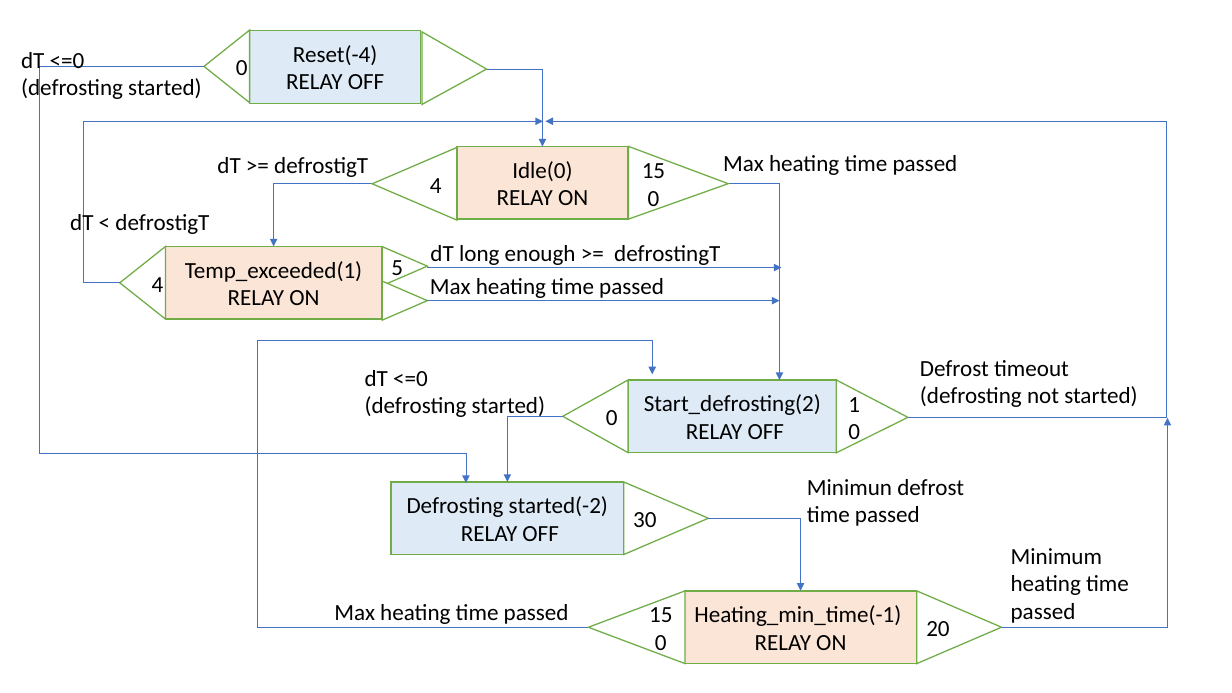
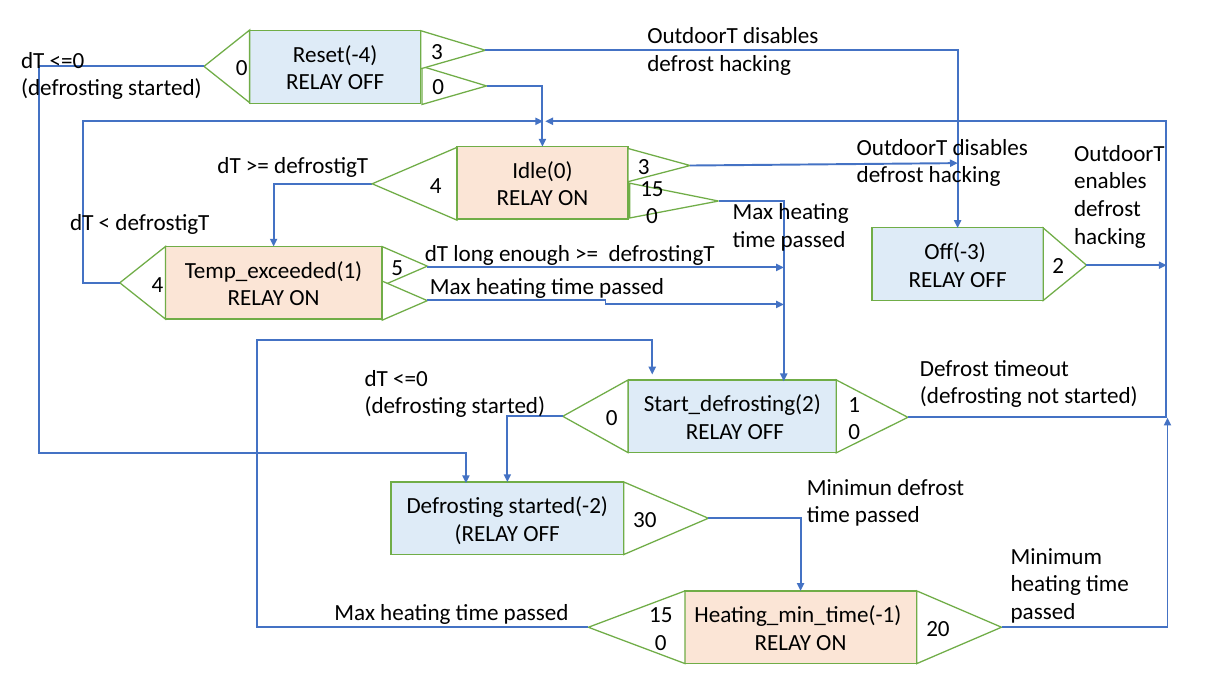
Before and after one commit to VeliML/MitsuRunner, a slide deck: slide 1 of Pictures/StateMachine.pptx. Drawn at 1232x693 pixels with LibreOffice and Linux fonts; fonts in the diff are those of the drawing. Boxes give left, top, right and bottom in pixels: in the first picture for what was removed or moved away, otherwise in the second. Text is boxed around its words. In the diff, an @@ line names an element or a change of style, - is before the commit and + after.

Commit message:
Added Off state in the state machine flowchart (#20)
* Added Off state in the state machine flowchart

```diff
--- a/Pictures/StateMachine.pptx
+++ b/Pictures/StateMachine.pptx
@@ text added at (647, 27, 818, 75), 18 pt, text #000000 @@
+OutdoorT disables defrost hacking
@@ triangle added at (421, 31, 486, 69), fill #FFFFFF, outline #70AD47 1 pt, 18 pt, text #000000 @@
+3
@@ elbow arrow added from (485, 50) to (958, 228), #4472C4 1.5 pt @@
@@ elbow arrow (204, 67) - (466, 483): stroke #4472C4 0.5 pt to #4472C4 1.5 pt @@
@@ triangle "0": place and size @@
-triangle "0" at (422, 32, 487, 105)
+triangle "0" at (422, 66, 487, 104)
@@ text in triangle at (432, 79, 444, 101): text added @@
+0
@@ elbow arrow moved from (487, 69) - (543, 146) to (487, 86) - (543, 146) @@
@@ elbow arrow (487, 86) - (543, 146): stroke #4472C4 0.5 pt to #4472C4 1.5 pt @@
@@ elbow arrow (120, 283) - (543, 121): stroke #4472C4 0.5 pt to #4472C4 1.5 pt @@
@@ elbow arrow (909, 418) - (545, 121): stroke #4472C4 0.5 pt to #4472C4 1.5 pt @@
@@ triangle added at (628, 148, 690, 182), fill #FFFFFF, outline #70AD47 1 pt, 18 pt, text #000000 @@
+3
@@ text added at (857, 135, 1028, 189), 18 pt, text #000000 @@
+OutdoorT disables defrost hacking
@@ text added at (1074, 145, 1165, 248), 18 pt, text #000000 @@
+OutdoorT enables defrost hacking
@@ arrow added from (690, 165) to (958, 164), #4472C4 1.5 pt @@
@@ triangle "150": place and size @@
-triangle "150" at (629, 146, 729, 220)
+triangle "150" at (630, 183, 719, 218)
@@ elbow arrow moved from (728, 184) - (780, 380) to (719, 201) - (784, 381) @@
@@ elbow arrow (719, 201) - (784, 381): stroke #4472C4 0.5 pt to #4472C4 1.5 pt @@
@@ text "Max heating time passed" rewrapped from (723, 155, 958, 175) to (733, 200, 848, 254) @@
@@ text "dT long enough >= defrostingT": place and size @@
-text "dT long enough >= defrostingT" at (430, 245, 720, 265)
+text "dT long enough >= defrostingT" at (425, 245, 715, 267)
@@ rectangle added at (872, 228, 1043, 301), fill #DEEBF7, outline #70AD47 1 pt, 18 pt, text #000000 @@
+Off(-3)
+RELAY OFF
@@ triangle added at (1043, 229, 1086, 301), fill #FFFFFF, outline #70AD47 1 pt, 18 pt, text #000000 @@
+2
@@ elbow arrow (428, 267) - (784, 267): stroke #4472C4 0.5 pt to #4472C4 1.5 pt; route changed @@
@@ arrow added from (1087, 265) to (1167, 265), #4472C4 1.5 pt @@
@@ elbow arrow moved from (428, 300) - (780, 300) to (428, 300) - (784, 305) @@
@@ elbow arrow (428, 300) - (784, 305): stroke #4472C4 0.5 pt to #4472C4 1.5 pt @@
@@ elbow arrow (589, 628) - (653, 374): stroke #4472C4 0.5 pt to #4472C4 1.5 pt @@
@@ text in rectangle at (455, 524, 559, 544): text changed @@
-RELAY OFF
+(RELAY OFF
```
